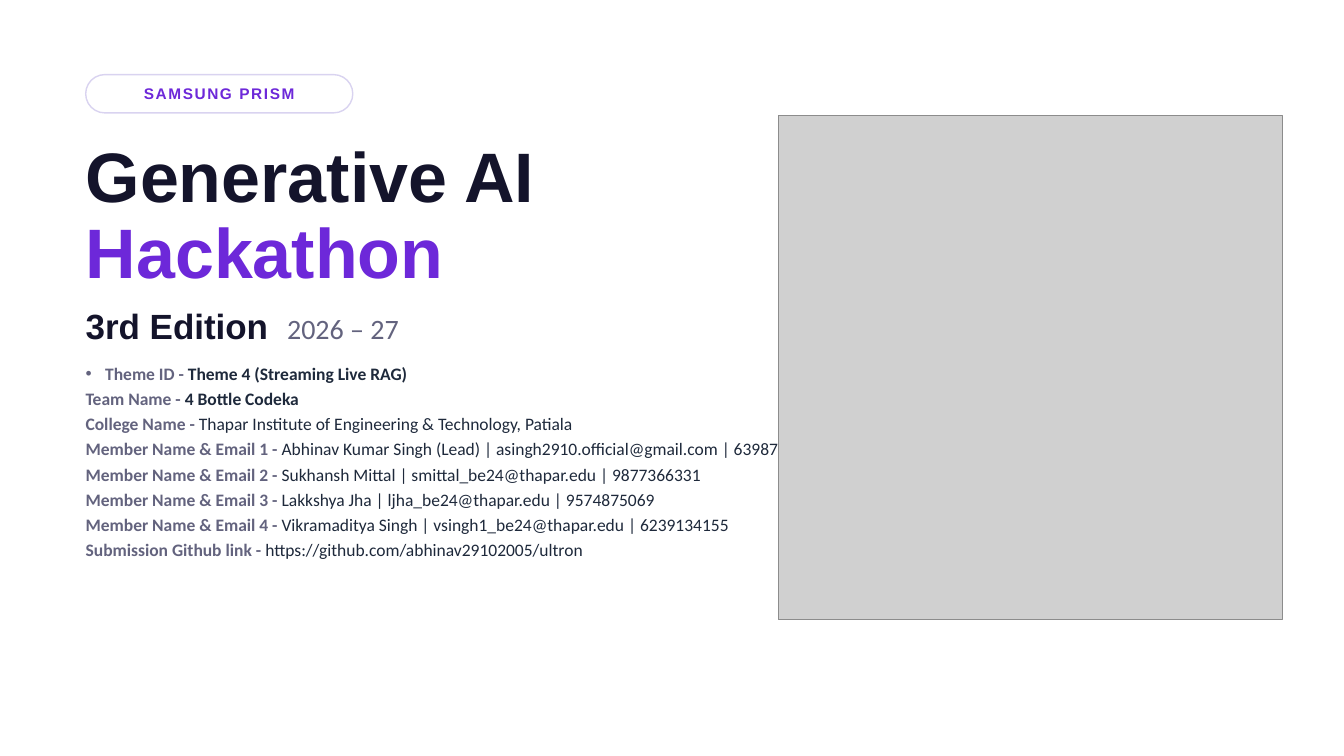
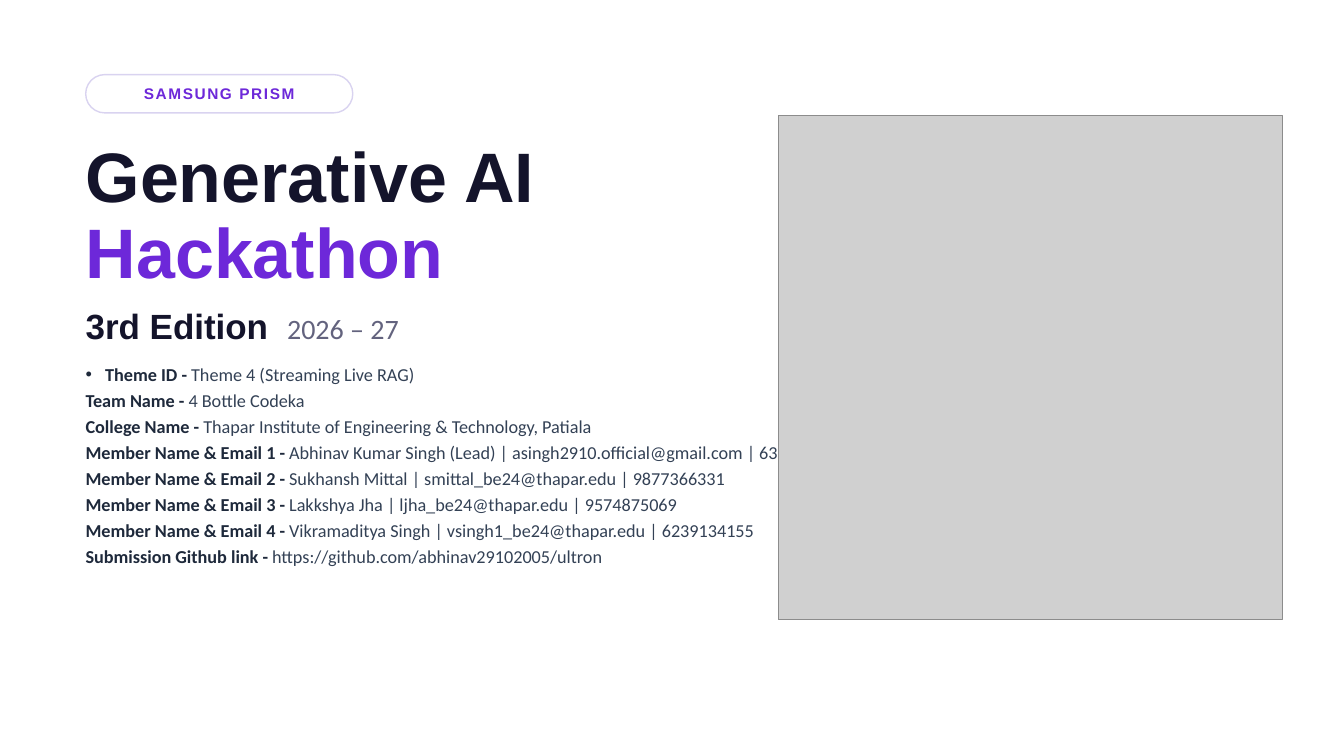
Before and after one commit to abhinav29102005/ultron, a slide deck: slide 1 of docs/Thapar_4_Bottle_Codeka_Submission.pptx. Drawn at 1344x756 pixels with LibreOffice and Linux fonts; fonts in the diff are those of the drawing; grey boxes stand for pictures. Boxes give left, top, right and bottom in pixels: in the first picture for what was removed or moved away, otherwise in the second. Text is boxed around its words. In the diff, an @@ line names an element or a change of style, - is before the commit and + after.

```diff
--- a/docs/Thapar_4_Bottle_Codeka_Submission.pptx
+++ b/docs/Thapar_4_Bottle_Codeka_Submission.pptx
@@ text "Theme ID - Theme 4 ..." at box(86, 368, 851, 566): size 12.5 to 13 pt; text colour #63637E to #1E293B in "Theme ID -", "Team Name -", "College Name -", "Member Name & Email 1 -" and 4 more places; text colour #1E293B to #334155 in "Theme 4 (Streaming Live RAG)", "4 Bottle Codeka", "Thapar Institute of Engineering & Technology, Patiala", "Abhinav Kumar Singh (Lead) | asingh2910.official@gmail.com | ..." and 4 more places; bold off in "Theme 4 (Streaming Live RAG)", "4 Bottle Codeka" @@
```
Also in this commit, not shown: 6 other slides changed, 3 other files.
